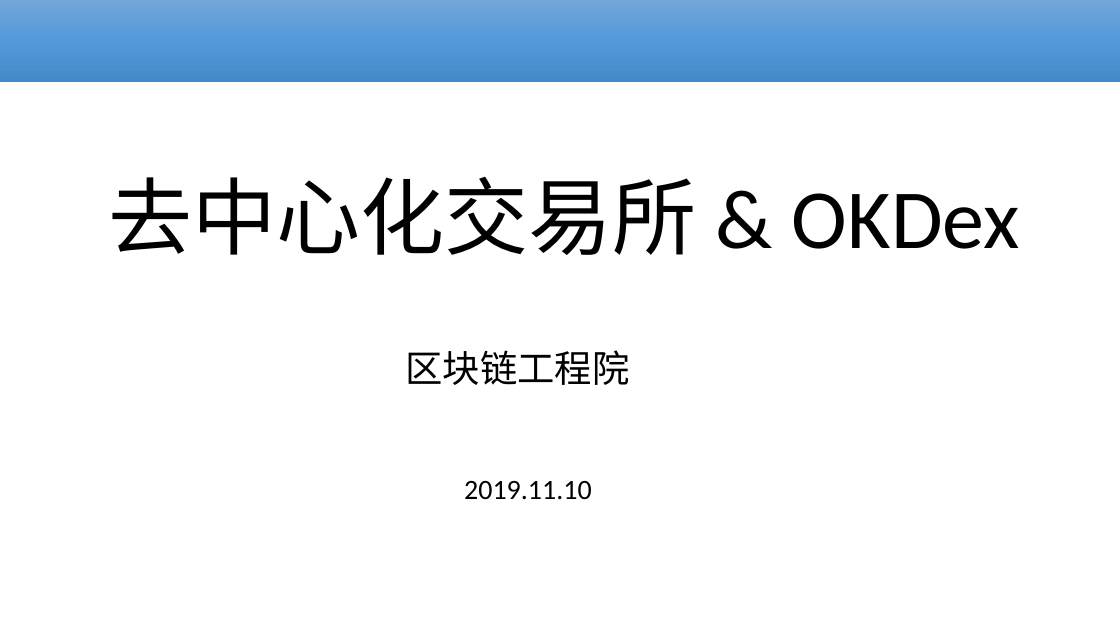
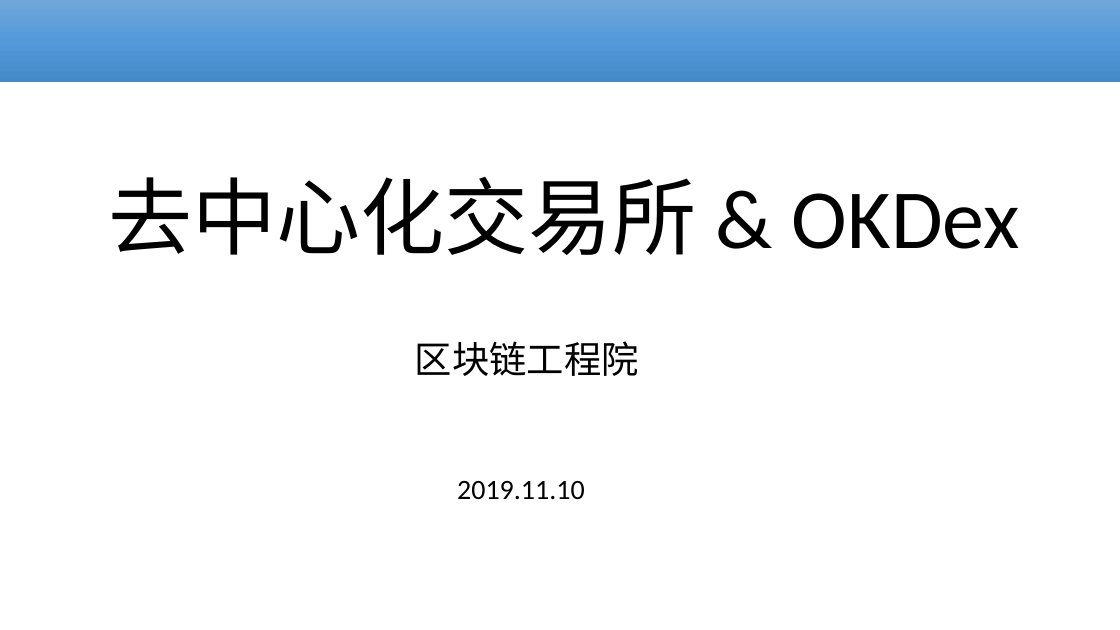
Before and after one commit to cmdpos/gaia, a slide deck: slide 1 of ppt/blockchain-dex.pptx. Drawn at 1120x630 pixels with LibreOffice and Linux fonts; fonts in the diff are those of the drawing; background and template pictures are left out. Boxes give left, top, right and bottom in pixels: in the first picture for what was removed or moved away, otherwise in the second. Text is boxed around its words. In the diff, an @@ line names an element or a change of style, - is before the commit and + after.

```diff
--- a/ppt/blockchain-dex.pptx
+++ b/ppt/blockchain-dex.pptx
@@ subtitle "区块链工程院": place and size @@
-subtitle "区块链工程院" at [405,350,629,385]
+subtitle "区块链工程院" at [415,341,639,376]
@@ text "2019.11.10": place and size @@
-text "2019.11.10" at [464,481,592,500]
+text "2019.11.10" at [457,481,585,500]
```
Also in this commit, not shown: 3 other slides changed, 13 slides added, 13 slides removed, 1 other file.
